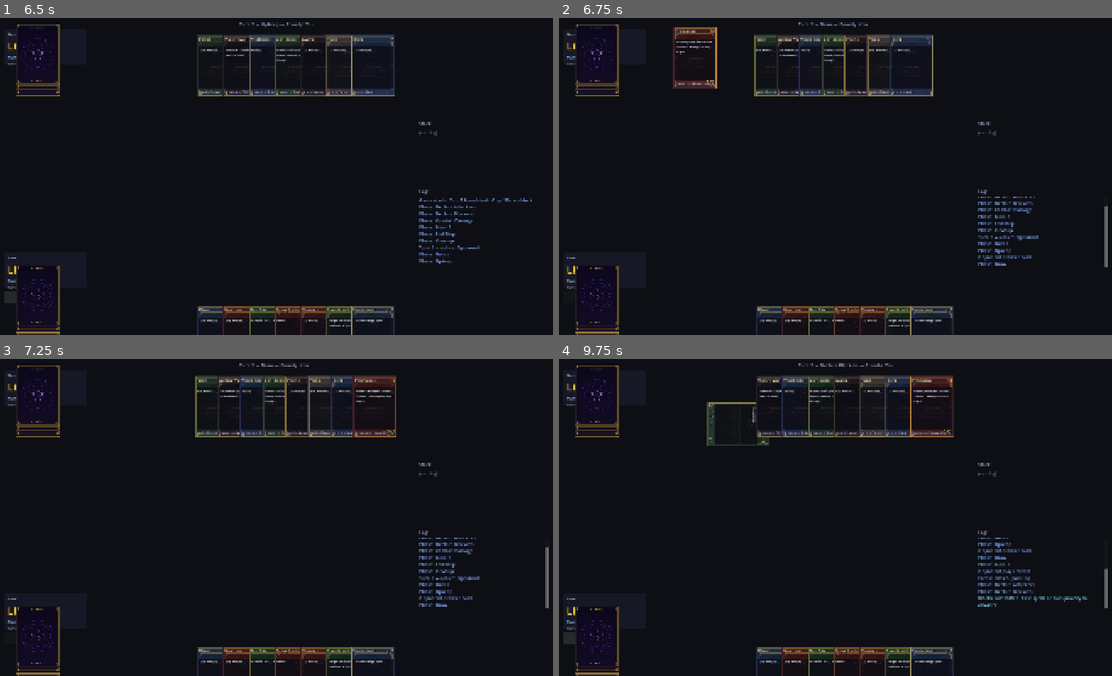
Above: before the commit, frames 1-4 (two rows, left to right).
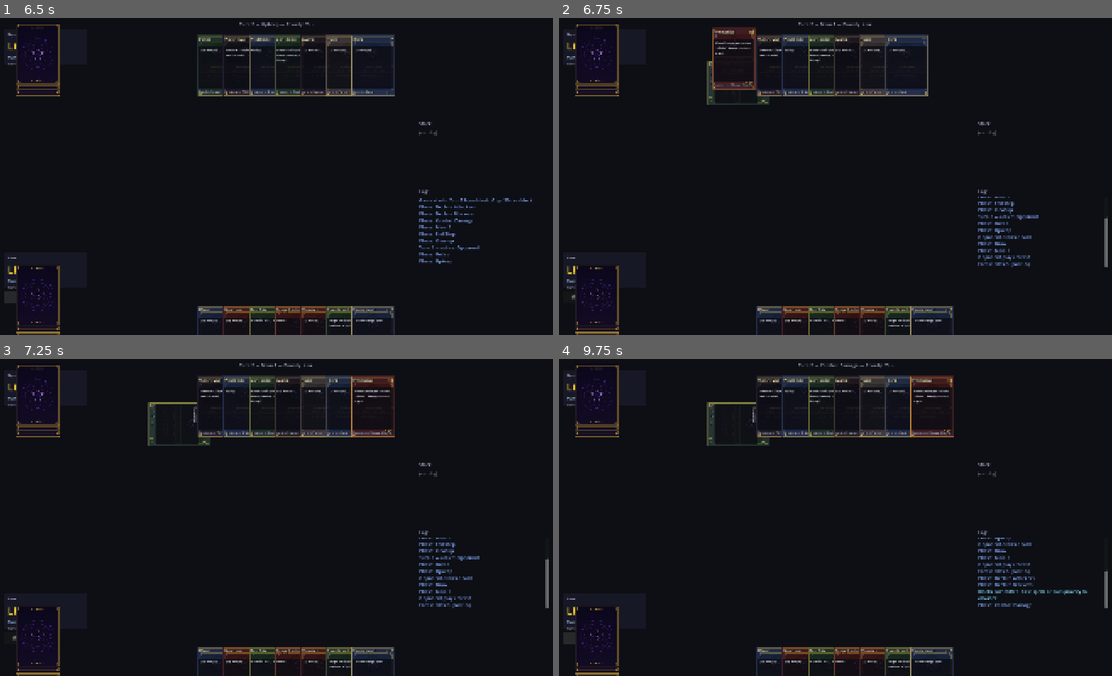
Above: after the commit, the same moments.

Repository: VoeJozzo/Magiclike
Game: Godot game, scene res://scenes/game/game_board.tscn
Two runs of this game, one before a commit and one after it. Both use one fixed random seed, a clock stepped at 60 frames per second and the inputs below.
Inputs (mouse positions are in pixels of both pictures, inside the frame that each line leads up to):
- Up to frame 1 (6.5 s): click "Move to combat" at 0.5 s; click "Skip attack" at 1.25 s; click "Continue" at 2 s; click "Continue" at 2.75 s; click "End turn" at 3.5 s; click "Pass priority" at 4.25 s; click "Pass priority" at 5 s; click "Pass priority" at 5.75 s
- Up to frame 2 (6.75 s): tap Enter at 6.5 s; drag from (597, 65) to (890, 106) at 6.52 s
- Up to frame 3 (7.25 s): no input
- Up to frame 4 (9.75 s): click "Pass priority" (after the commit: "Move to combat") at 7.25 s; click "Move to combat" (after the commit: "Skip attack") at 8 s; click "Skip attack" (after the commit: "Skip blocks") at 8.75 s; click "Skip blocks" (after the commit: "Pass priority") at 9.5 s

Frame 1 is identical in both runs. In frame 2, 3.7% of the frame differs, in the area x 2-100%, y 1-89%; in frame 3, 2.8%; in frame 4, 0.9%.

Commit message:
Fix drawn-card clicks + Enter/Space pass-priority keybind
Bug fix: cards drawn from library after the opening hand couldn't be
played — clicks on them silently swallowed. Root cause: the hand
gui_input handler was only connected when a visual SPAWNED in a Hand
container. Library-spawned visuals (most of the deck) never got the
hook, so when draw moved them to hand, clicks didn't fire the
_on_hand_card_gui_input handler. Fix: connect the handler to every
visual at spawn time regardless of starting zone. The handler already
checks `found.zone_name != "hand"` and bails for non-hand cards, so
the eager wiring is safe.

New keybinds (game_board._unhandled_input):
  - Enter / Numpad-Enter / Space → pass priority (or whatever the
    action button is currently routed to: confirm blocks, resolve, etc.)
  - Escape → cancel spell-targeting or block-selection if active

All ten phase smoke tests still pass.

Co-Authored-By: Claude Opus 4.7 (1M context) <noreply@anthropic.com>

Diff:
--- a/scenes/game/game_board.gd
+++ b/scenes/game/game_board.gd
@@ -81,6 +81,9 @@
 func _ready() -> void:
 	_build_ui()
 	_connect_engine_signals()
+	# Phase 5c UI polish: capture global keystrokes for pass-priority
+	# (Enter/Space) and cancel-targeting (Escape).
+	set_process_unhandled_input(true)
 	# Boot the engine and spawn initial visuals.
 	# Phase 5c: AI vs AI with a multi-color showcase deck so a manual playtest
 	# can see Counterspell, Healing Salve, and every Phase 5a keyword card in
@@ -294,12 +297,14 @@
 		visual.apply_card_text()
 	# Hook click handling. card-framework's _handle_mouse_pressed calls
 	# card_container.on_card_pressed, which for BattlefieldZone we already
-	# wired via the signal. For Hand, we connect to the visual's signals
-	# directly here as a fallback.
-	if zone is Hand:
-		# Connect this card's pressed event to our hand handler.
-		# Card emits no direct "pressed" signal — we listen via gui_input on the card.
-		visual.gui_input.connect(_on_hand_card_gui_input.bind(visual))
+	# wired via the signal. For Hand, we connect the visual's gui_input
+	# directly — but we connect it ALWAYS, not just when the card spawns in
+	# a Hand. Cards spawned in the library will later be drawn into the
+	# hand, and without an eager connection here those drawn cards would
+	# silently swallow clicks. The handler itself checks
+	# `found.zone_name != "hand"` and bails when called on a battlefield/
+	# library/graveyard card, so it's safe to wire for every visual.
+	visual.gui_input.connect(_on_hand_card_gui_input.bind(visual))
 	return visual
 
 
@@ -898,6 +903,29 @@
 		_log_local("[color=#88dd88]Trigger targets %s[/color]" % found.card.name())
 
 
+# ─── Global keybinds (Phase 5c UI polish) ──────────────────────────────────
+# Routes Enter/Space to the action button (typically "Pass priority") and
+# Escape to "cancel targeting / cancel block" so the player isn't stuck
+# hunting for the cancel button. Triggers the same code path as clicking
+# the button or pressing the right widget — no duplicated logic.
+func _unhandled_input(event: InputEvent) -> void:
+	if not (event is InputEventKey):
+		return
+	if not event.pressed or event.echo:
+		return
+	match event.keycode:
+		KEY_ENTER, KEY_KP_ENTER, KEY_SPACE:
+			_on_pass_pressed()
+			get_viewport().set_input_as_handled()
+		KEY_ESCAPE:
+			# Cancel spell-targeting or block-selection. (Trigger-target
+			# picks can't be cancelled — the trigger is on the queue and
+			# must resolve with some target.)
+			if _pending_cast_iid != -1 or _pending_block_blocker_iid != -1:
+				_on_pass_pressed()
+				get_viewport().set_input_as_handled()
+
+
 # ─── Misc helpers ──────────────────────────────────────────────────────────
 
 func _on_log_appended(line: String) -> void:
